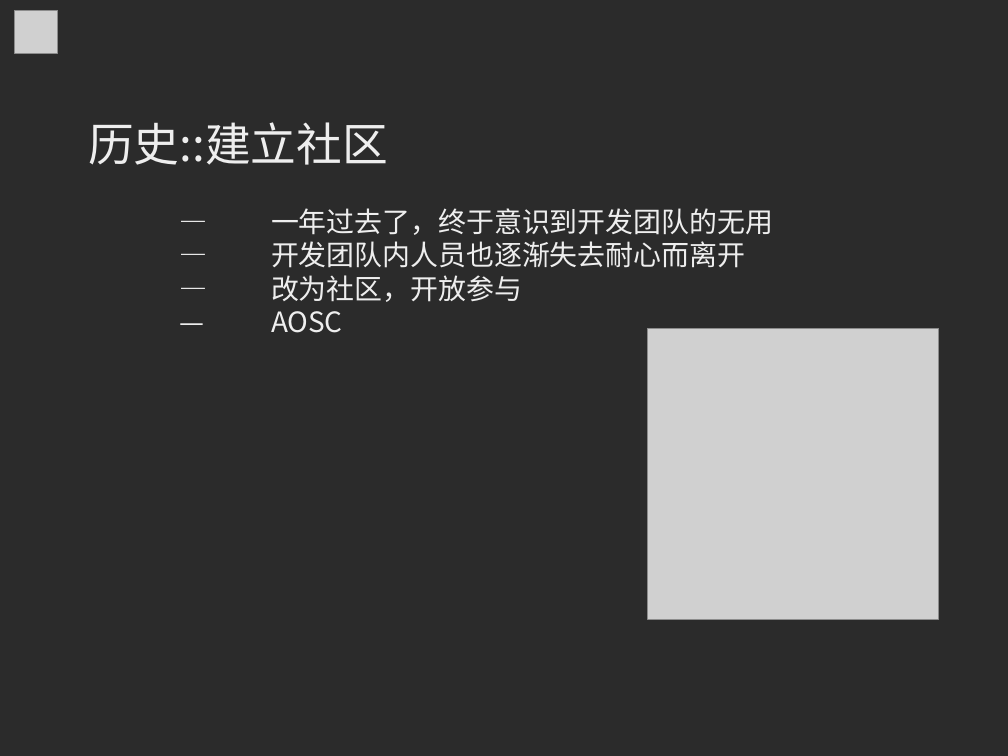
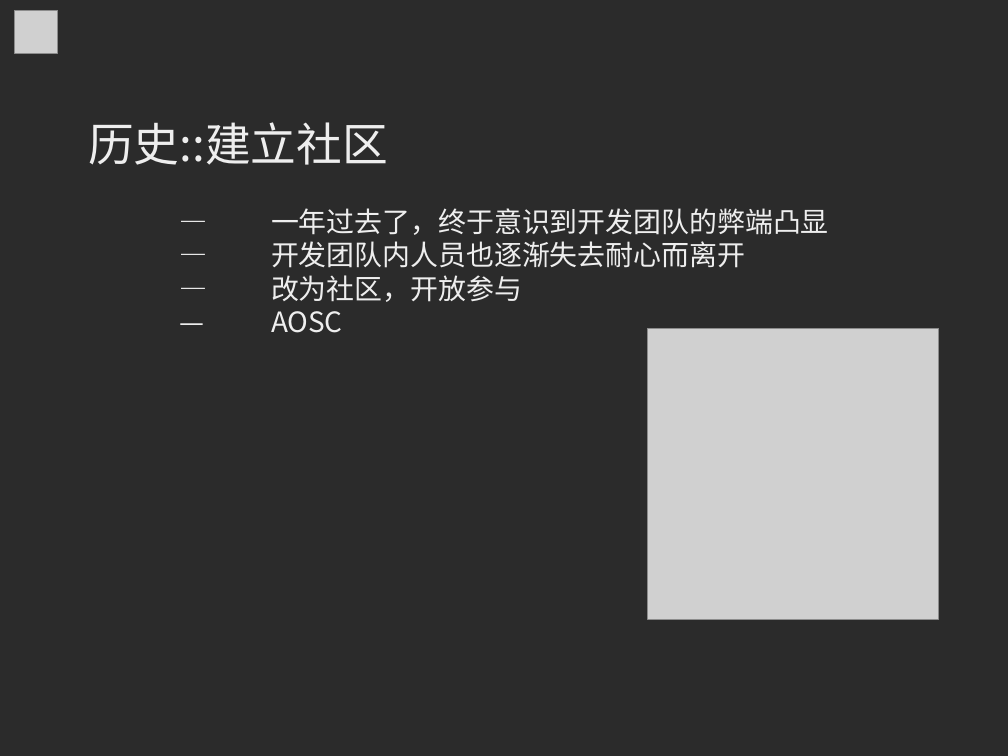
Before and after one commit to MingcongBai/soscon-2018-talk, a slide deck: slide 5 of slide.odp. Drawn at 1008x756 pixels with LibreOffice and Linux fonts; fonts in the diff are those of the drawing; grey boxes stand for pictures; background and template pictures are left out; a plain dark background stands for a picture behind light text. Boxes give left, top, right and bottom in pixels: in the first picture for what was removed or moved away, otherwise in the second. Text is boxed around its words. In the diff, an @@ line names an element or a change of style, - is before the commit and + after.

```diff
--- a/slide.odp
+++ b/slide.odp
@@ text at <box>271,208,829,235</box>: text changed @@
-— 一年过去了，终于意识到开发团队的无用
+— 一年过去了，终于意识到开发团队的弊端凸显
```
Also in this commit, not shown: 4 other slides changed.
